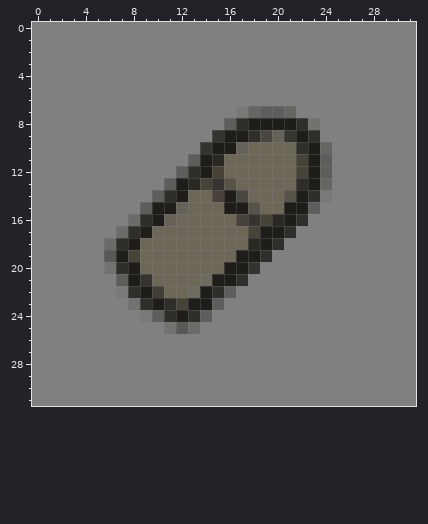
Pixel-art sprite, stored at src/Cubestein3D/Content/Textures/icon_ammo.png. The picture above was drawn from the file before the commit.
The file is 32x32 pixels. Colours within 5 levels of each other are drawn and written as one.
After:
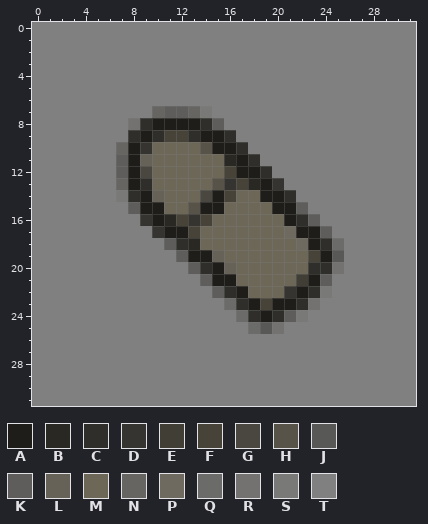
Palette (. is transparent): A #1e1d19  B #2a2822  C #2f2e2b  D #353430  E #413e36  F #474339  G #4a4740  H #585348  J #585856  K #5e5d5b  L #666258  M #6d6758  N #666562  P #6e6a5f  Q #6b6b69  R #737270  S #797977  T #808080
From old to new:
{"y":7,"x":10,"old":"TTTTT","new":"NKKNS"}
{"y":7,"x":17,"old":"SNKKN","new":"TTTTT"}
{"y":8,"x":8,"old":"TTTTTTTTKCAAAACR","new":"RCAAAACKTTTTTTTT"}
{"y":9,"x":8,"old":"TTTTTTTDAACGLDAC","new":"CACFFCAACTTTTTTT"}
{"y":10,"x":7,"old":"TTTTTTTD","new":"NADMMMMH"}
{"y":10,"x":17,"old":"LMMMMCAN","new":"CTTTTTTT"}
{"y":11,"x":7,"old":"TTTTTTKABMMMMMMFAK","new":"KALMMMMMMBACTTTTTT"}
{"y":12,"x":7,"old":"TTTTTKCAFMMMMMMFAK","new":"KAGMMMMMMFAACTTTTT"}
{"y":13,"x":7,"old":"TTTTKABFDHMMMMMCAN","new":"NACMMMMMHDFBADTTTT"}
{"y":14,"x":7,"old":"TTTKCA","new":"SCALMM"}
{"y":14,"x":14,"old":"MFAG","new":"GAFM"}
{"y":14,"x":19,"old":"MMHACS","new":"AACTTT"}
{"y":15,"x":8,"old":"TK","new":"KA"}
{"y":15,"x":11,"old":"ALMMMAAH","new":"MMHAAMMM"}
{"y":15,"x":20,"old":"M","new":"A"}
{"y":15,"x":22,"old":"AK","new":"KT"}
{"y":16,"x":8,"old":"QC","new":"TD"}
{"y":16,"x":11,"old":"LMMM","new":"BFDF"}
{"y":16,"x":17,"old":"FDFB","new":"MMMM"}
{"y":16,"x":23,"old":"T","new":"K"}
{"y":17,"x":7,"old":"QCAMMMM","new":"TTTDAAF"}
{"y":17,"x":18,"old":"FAACTTT","new":"MMMPAAK"}
{"y":18,"x":6,"old":"QCAMMMMM","new":"TTTTTKCB"}
{"y":18,"x":18,"old":"BACTTTTT","new":"MMMMPACQ"}
{"y":19,"x":6,"old":"JAFMMMMMMM","new":"TTTTTTKAAL"}
{"y":19,"x":17,"old":"AACTTTTTT","new":"MMMMMMFAJ"}
{"y":20,"x":6,"old":"RCAMMMMMMMAADTTTTTTT","new":"TTTTTTTKCALMMMMMMCCR"}
{"y":21,"x":7,"old":"KADMMMMP","new":"TTTTTTTK"}
{"y":21,"x":17,"old":"CTTTTTTT","new":"MMMMMEAK"}
{"y":22,"x":7,"old":"SCAEMMPACKTTTTTTTT","new":"TTTTTTTTKCAMMMDACS"}
{"y":23,"x":8,"old":"RCACFAAKTTTTTTTT","new":"TTTTTTTTQCAFAACR"}
{"y":24,"x":9,"old":"SKCACK","new":"TTTTTT"}
{"y":24,"x":17,"old":"TTTTTT","new":"QCACKS"}
{"y":25,"x":11,"old":"RJQ","new":"TTT"}
{"y":25,"x":18,"old":"TTT","new":"QJR"}
{"label":"changed","picture_box":[104,106,344,334]}
